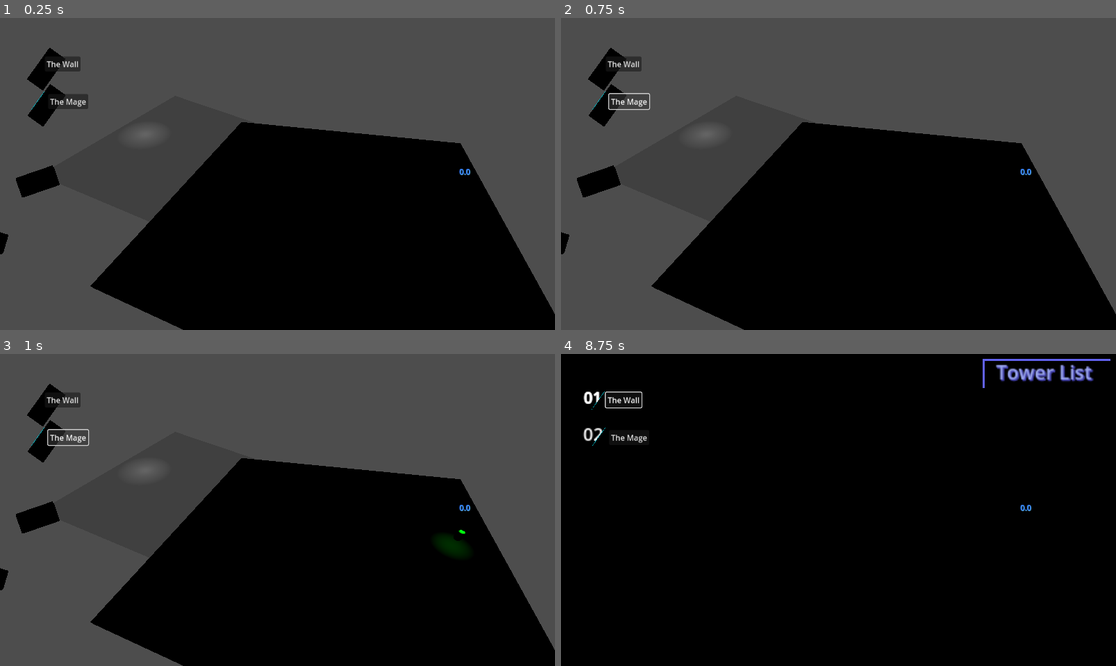
Above: before the commit, frames 1-4 (two rows, left to right).
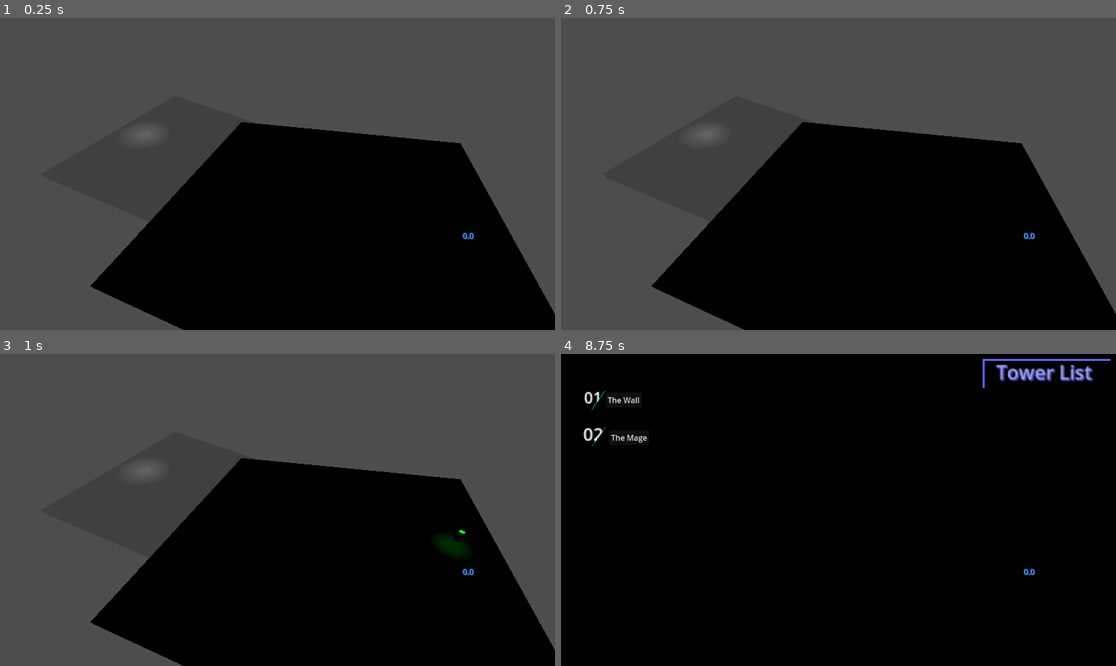
Above: after the commit, the same moments.

Repository: FryingPan2152/tower-defense
Game: Godot game, scene res://World.tscn
Same seed, same stepped clock (60 frames per second), same inputs: the game is played once before the commit and once after it.
Inputs (mouse positions are in pixels of both pictures, inside the frame that each line leads up to):
- Up to frame 1 (0.25 s): no input
- Up to frame 2 (0.75 s): click (627, 102) at 0.5 s, where only the run before the commit has a clickable "The Mage"
- Up to frame 3 (1 s): no input
- Up to frame 4 (8.75 s): click (622, 400) at 1.25 s, where only the run before the commit has a clickable "The Wall"; click (627, 438) at 2 s, where only the run before the commit has a clickable "The Mage"; click (622, 400) at 2.75 s, where only the run before the commit has a clickable "The Wall"; click (627, 438) at 3.5 s, where only the run before the commit has a clickable "The Mage"; click (622, 400) at 4.25 s, where only the run before the commit has a clickable "The Wall"; move the mouse to (960, 494) at 5.02 s; click (960, 494) at 5.1 s; move the mouse to (727, 525) at 5.77 s; tap 1 (tower1) at 5.85, 8.1 s; move the mouse to (894, 441) at 6.52 s; tap 2 (tower2) at 6.6 s; move the mouse to (810, 572) at 7.27 s; click (810, 572) at 7.35 s; move the mouse to (1005, 556) at 8.02 s; tap Tab (tower_inventory) at 8.65 s

The runs differ from the first frame. In frame 1, 1.8% of the frame differs, in the area x 0-86%, y 9-76%; in frame 2, 1.7%; in frame 3, 1.7%; in frame 4, 0.2%.

Commit message:
remodeled the projectile as well as fixed up the menu screen

Diff:
--- a/World.tscn
+++ b/World.tscn
@@ -1,9 +1,10 @@
-[gd_scene load_steps=8 format=3 uid="uid://by14qtbdi3mds"]
+[gd_scene load_steps=9 format=3 uid="uid://by14qtbdi3mds"]
 
 [ext_resource type="Script" uid="uid://bl0ep6le2s3o7" path="res://world.gd" id="1_vxrfi"]
 [ext_resource type="PackedScene" uid="uid://tf6nk4rok528" path="res://player.tscn" id="2_js7pq"]
 [ext_resource type="PackedScene" uid="uid://ctkpmonb1djsv" path="res://destination.tscn" id="3_bcbcq"]
 [ext_resource type="PackedScene" uid="uid://cilm5e8ee4qub" path="res://Enemy_Spawner.tscn" id="4_js7pq"]
+[ext_resource type="PackedScene" uid="uid://mog06lwa8qy0" path="res://projectile.tscn" id="5_eu7l1"]
 
 [sub_resource type="NavigationMesh" id="NavigationMesh_isng5"]
 vertices = PackedVector3Array(-26.7303, 0.962042, -3.24015, -12.9803, 0.962042, -2.99015, -12.7303, 0.962042, -4.74015, …(1497 unchanged characters)…
@@ -31,7 +32,7 @@
 material = SubResource("StandardMaterial3D_yb3pe")
 
 [node name="CSGBox3D2" type="CSGBox3D" parent="NavigationRegion3D"]
-transform = Transform3D(1, 0, 0, 0, 1, 0, 0, 0, 1, -9.57981, 1.63385, 0.436523)
+transform = Transform3D(1, 0, 0, 0, 1, 0, 0, 0, 1, -9.57981, 1.63385, 0.547683)
 use_collision = true
 size = Vector3(5.57214, 4.2677, 9.03516)
 
@@ -56,4 +57,7 @@
 transform = Transform3D(1, 0, 0, 0, 1, 0, 0, 0, 1, 20.7582, 2.91656, -2.9563)
 destinaiton = NodePath("../Node3D")
 
+[node name="Projectile" parent="." instance=ExtResource("5_eu7l1")]
+transform = Transform3D(1, 0, 0, 0, 1, 0, 0, 0, 1, 13.0656, 6.9765, -0.898422)
+
 [connection signal="timeout" from="Timer" to="." method="_on_timer_timeout"]
--- /dev/null
+++ b/node_3d.tscn
@@ -0,0 +1,38 @@
+[gd_scene load_steps=6 format=3 uid="uid://tq8etw3ek560"]
+
+[sub_resource type="StandardMaterial3D" id="StandardMaterial3D_4xowi"]
+albedo_color = Color(0.493545, 0.493546, 0.493546, 1)
+
+[sub_resource type="CapsuleMesh" id="CapsuleMesh_a202f"]
+
+[sub_resource type="StandardMaterial3D" id="StandardMaterial3D_noarx"]
+
+[sub_resource type="CylinderMesh" id="CylinderMesh_a0tk4"]
+top_radius = 0.0
+bottom_radius = 0.65
+
+[sub_resource type="StandardMaterial3D" id="StandardMaterial3D_a202f"]
+albedo_color = Color(0, 1, 0, 1)
+
+[node name="Node3D" type="Node3D"]
+
+[node name="CSGTorus3D" type="CSGTorus3D" parent="."]
+transform = Transform3D(0.991388, 0, 0, 0, 0.991388, 0, 0, 0, 0.991388, 0, 0, 0)
+sides = 16
+ring_sides = 9
+material = SubResource("StandardMaterial3D_4xowi")
+
+[node name="CSGMesh3D" type="CSGMesh3D" parent="."]
+transform = Transform3D(1, 0, 0, 0, 0.508836, 0, 0, 0, 1, 0, 0.112985, 0)
+mesh = SubResource("CapsuleMesh_a202f")
+material = SubResource("StandardMaterial3D_noarx")
+
+[node name="CSGMesh3D2" type="CSGMesh3D" parent="."]
+transform = Transform3D(1, 0, 0, 0, 0.665791, 0, 0, 0, 1, 0, -0.0521281, 0)
+mesh = SubResource("CylinderMesh_a0tk4")
+material = SubResource("StandardMaterial3D_a202f")
+
+[node name="OmniLight3D" type="OmniLight3D" parent="."]
+transform = Transform3D(1, 0, 0, 0, -1, 0, 0, 0, -1, -0.0404339, -0.806112, 0.0277724)
+light_color = Color(0, 1, 0, 1)
+omni_range = 1.088
--- a/player.tscn
+++ b/player.tscn
@@ -38,15 +38,6 @@
 offset_bottom = 649.0
 color = Color(0, 0, 0, 1)
 
-[node name="Label3" type="Label" parent="tower_inventory/ColorRect"]
-layout_mode = 0
-offset_left = 48.0
-offset_top = 67.0
-offset_right = 98.0
-offset_bottom = 93.0
-scale = Vector2(2, 2)
-text = "01"
-
 [node name="ColorRect5" type="ColorRect" parent="tower_inventory/ColorRect"]
 layout_mode = 0
 offset_left = 104.007
@@ -56,15 +47,6 @@
 rotation = 0.619137
 color = Color(0, 0, 0, 1)
 
-[node name="Label4" type="Label" parent="tower_inventory/ColorRect"]
-layout_mode = 0
-offset_left = 48.0
-offset_top = 67.0
-offset_right = 98.0
-offset_bottom = 93.0
-scale = Vector2(2, 2)
-text = "01"
-
 [node name="ColorRect4" type="ColorRect" parent="tower_inventory/ColorRect"]
 layout_mode = 0
 offset_left = 92.0
@@ -73,15 +55,6 @@
 offset_bottom = 124.0
 rotation = 0.616388
 color = Color(0, 0.712203, 0.76315, 1)
-
-[node name="ColorRect6" type="ColorRect" parent="tower_inventory/ColorRect"]
-layout_mode = 0
-offset_left = 104.007
-offset_top = 61.0
-offset_right = 143.007
-offset_bottom = 142.0
-rotation = 0.619137
-color = Color(0, 0, 0, 1)
 
 [node name="ColorRect2" type="ColorRect" parent="tower_inventory"]
 layout_mode = 0
@@ -111,6 +84,15 @@
 label_settings = SubResource("LabelSettings_onrkg")
 visible_characters = 10
 
+[node name="ColorRect4" type="ColorRect" parent="tower_inventory"]
+layout_mode = 0
+offset_left = 92.0
+offset_top = 152.0
+offset_right = 132.0
+offset_bottom = 200.0
+rotation = 0.616388
+color = Color(0, 0.712203, 0.76315, 1)
+
 [node name="Label3" type="Label" parent="tower_inventory"]
 layout_mode = 0
 offset_left = 48.0
@@ -121,6 +103,7 @@
 text = "01"
 
 [node name="Label3" type="Label" parent="tower_inventory/Label3"]
+layout_mode = 0
 offset_left = -1.5
 offset_top = 37.0
 offset_right = 48.5
@@ -128,21 +111,25 @@
 scale = Vector2(1.13927, 1.09098)
 text = "02"
 
-[node name="Control" parent="." instance=ExtResource("2_i3pqv")]
-offset_left = 953.0
-offset_top = 307.0
-offset_right = 953.0
-offset_bottom = 307.0
+[node name="ColorRect6" type="ColorRect" parent="tower_inventory"]
+layout_mode = 0
+offset_left = 104.0
+offset_top = 60.0
+offset_right = 143.0
+offset_bottom = 141.0
+rotation = 0.619137
+color = Color(0, 0, 0, 1)
 
-[node name="ColorRect4" type="ColorRect" parent="."]
-offset_left = 92.0
-offset_top = 152.0
-offset_right = 132.0
-offset_bottom = 200.0
-rotation = 0.616388
-color = Color(0, 0.712203, 0.76315, 1)
+[node name="Tower1Button" type="Button" parent="tower_inventory"]
+layout_mode = 0
+offset_left = 93.0
+offset_top = 80.0
+offset_right = 167.0
+offset_bottom = 111.0
+text = "The Wall"
 
-[node name="ColorRect5" type="ColorRect" parent="."]
+[node name="ColorRect5" type="ColorRect" parent="tower_inventory"]
+layout_mode = 0
 offset_left = 104.0
 offset_top = 137.0
 offset_right = 144.0
@@ -150,163 +137,19 @@
 rotation = 0.619137
 color = Color(0, 0, 0, 1)
 
-[node name="ColorRect5" type="ColorRect" parent="ColorRect5"]
-offset_left = 102.266
-offset_top = 134.557
-offset_right = 141.266
-offset_bottom = 215.557
-rotation = 0.619137
-color = Color(0, 0, 0, 1)
-
-[node name="ColorRect6" type="ColorRect" parent="ColorRect5"]
-layout_mode = 1
-anchors_preset = -1
-anchor_left = 3.137
-anchor_top = -0.903
-anchor_right = 3.137
-anchor_bottom = -0.903
-offset_left = -18.9163
-offset_top = 209.329
-offset_right = 20.0837
-offset_bottom = 290.329
-rotation = 0.619137
-color = Color(0, 0, 0, 1)
-
-[node name="ColorRect5" type="ColorRect" parent="ColorRect5/ColorRect6"]
-offset_left = 102.266
-offset_top = 134.557
-offset_right = 141.266
-offset_bottom = 215.557
-rotation = 0.619137
-color = Color(0, 0, 0, 1)
-
-[node name="ColorRect7" type="ColorRect" parent="ColorRect5"]
-offset_left = 104.0
-offset_top = 137.0
-offset_right = 144.0
-offset_bottom = 218.0
-rotation = 0.619137
-color = Color(0, 0, 0, 1)
-
-[node name="ColorRect5" type="ColorRect" parent="ColorRect5/ColorRect7"]
-offset_left = 102.266
-offset_top = 134.557
-offset_right = 141.266
-offset_bottom = 215.557
-rotation = 0.619137
-color = Color(0, 0, 0, 1)
-
-[node name="ColorRect6" type="ColorRect" parent="ColorRect5/ColorRect7"]
-layout_mode = 1
-anchors_preset = -1
-anchor_left = 3.137
-anchor_top = -0.903
-anchor_right = 3.137
-anchor_bottom = -0.903
-offset_left = -18.9163
-offset_top = 209.329
-offset_right = 20.0837
-offset_bottom = 290.329
-rotation = 0.619137
-color = Color(0, 0, 0, 1)
-
-[node name="ColorRect5" type="ColorRect" parent="ColorRect5/ColorRect7/ColorRect6"]
-offset_left = 102.266
-offset_top = 134.557
-offset_right = 141.266
-offset_bottom = 215.557
-rotation = 0.619137
-color = Color(0, 0, 0, 1)
-
-[node name="ColorRect8" type="ColorRect" parent="ColorRect5"]
-offset_left = 104.0
-offset_top = 137.0
-offset_right = 144.0
-offset_bottom = 218.0
-rotation = 0.619137
-color = Color(0, 0, 0, 1)
-
-[node name="ColorRect5" type="ColorRect" parent="ColorRect5/ColorRect8"]
-offset_left = 102.266
-offset_top = 134.557
-offset_right = 141.266
-offset_bottom = 215.557
-rotation = 0.619137
-color = Color(0, 0, 0, 1)
-
-[node name="ColorRect6" type="ColorRect" parent="ColorRect5/ColorRect8"]
-layout_mode = 1
-anchors_preset = -1
-anchor_left = 3.137
-anchor_top = -0.903
-anchor_right = 3.137
-anchor_bottom = -0.903
-offset_left = -18.9163
-offset_top = 209.329
-offset_right = 20.0837
-offset_bottom = 290.329
-rotation = 0.619137
-color = Color(0, 0, 0, 1)
-
-[node name="ColorRect5" type="ColorRect" parent="ColorRect5/ColorRect8/ColorRect6"]
-offset_left = 102.266
-offset_top = 134.557
-offset_right = 141.266
-offset_bottom = 215.557
-rotation = 0.619137
-color = Color(0, 0, 0, 1)
-
-[node name="ColorRect7" type="ColorRect" parent="ColorRect5/ColorRect8"]
-offset_left = 104.0
-offset_top = 137.0
-offset_right = 144.0
-offset_bottom = 218.0
-rotation = 0.619137
-color = Color(0, 0, 0, 1)
-
-[node name="ColorRect5" type="ColorRect" parent="ColorRect5/ColorRect8/ColorRect7"]
-offset_left = 102.266
-offset_top = 134.557
-offset_right = 141.266
-offset_bottom = 215.557
-rotation = 0.619137
-color = Color(0, 0, 0, 1)
-
-[node name="ColorRect6" type="ColorRect" parent="ColorRect5/ColorRect8/ColorRect7"]
-layout_mode = 1
-anchors_preset = -1
-anchor_left = 3.137
-anchor_top = -0.903
-anchor_right = 3.137
-anchor_bottom = -0.903
-offset_left = -18.9163
-offset_top = 209.329
-offset_right = 20.0837
-offset_bottom = 290.329
-rotation = 0.619137
-color = Color(0, 0, 0, 1)
-
-[node name="ColorRect5" type="ColorRect" parent="ColorRect5/ColorRect8/ColorRect7/ColorRect6"]
-offset_left = -410.827
-offset_top = 141.246
-offset_right = -369.827
-offset_bottom = 222.246
-rotation = 1.28664
-color = Color(0, 0, 0, 1)
-
-[node name="Tower2Button" type="Button" parent="."]
+[node name="Tower2Button" type="Button" parent="tower_inventory"]
+layout_mode = 0
 offset_left = 100.0
 offset_top = 158.0
 offset_right = 183.0
 offset_bottom = 189.0
 text = "The Mage"
 
-[node name="Tower1Button" type="Button" parent="."]
-offset_left = 93.0
-offset_top = 80.0
-offset_right = 135.0
-offset_bottom = 111.0
-text = "The Wall"
+[node name="Control" parent="." instance=ExtResource("2_i3pqv")]
+offset_left = 960.0
+offset_top = 440.0
+offset_right = 960.0
+offset_bottom = 440.0
 
-[connection signal="pressed" from="Tower2Button" to="." method="_on_tower_2_button_pressed"]
-[connection signal="pressed" from="Tower1Button" to="." method="_on_tower_1_button_pressed"]
+[connection signal="pressed" from="tower_inventory/Tower1Button" to="." method="_on_tower_1_button_pressed"]
+[connection signal="pressed" from="tower_inventory/Tower2Button" to="." method="_on_tower_2_button_pressed"]
--- a/projectile.tscn
+++ b/projectile.tscn
@@ -1,24 +1,35 @@
-[gd_scene load_steps=5 format=3 uid="uid://mog06lwa8qy0"]
+[gd_scene load_steps=7 format=3 uid="uid://mog06lwa8qy0"]
 
 [ext_resource type="Script" uid="uid://ba1t7oi3wuui7" path="res://projectile.gd" id="1_a85iw"]
 
 [sub_resource type="StandardMaterial3D" id="StandardMaterial3D_a85iw"]
-emission_enabled = true
-emission = Color(0.755922, 0.234448, 0, 1)
-emission_energy_multiplier = 7.74
-grow = true
-grow_amount = 16.0
+transparency = 1
+albedo_color = Color(0.717647, 0, 0, 0.709804)
 
 [sub_resource type="SphereShape3D" id="SphereShape3D_a85iw"]
 
 [sub_resource type="ShaderMaterial" id="ShaderMaterial_a85iw"]
 
+[sub_resource type="StandardMaterial3D" id="StandardMaterial3D_qxf0c"]
+albedo_color = Color(0.627451, 0, 0, 1)
+
+[sub_resource type="SphereMesh" id="SphereMesh_a85iw"]
+height = 0.991
+radial_segments = 4
+rings = 1
+is_hemisphere = true
+
 [node name="Projectile" type="Node3D"]
 script = ExtResource("1_a85iw")
 
 [node name="CSGBox3D" type="CSGBox3D" parent="."]
-transform = Transform3D(-0.141893, 0, 29.9997, 0, 30, 0, -29.9997, 0, -0.141893, 5.515, -0.0615351, 0.0283327)
-size = Vector3(0.001, 0.001, 0.363488)
+transform = Transform3D(-0.709466, 0, 149.998, 0, 150, 0, -149.998, 0, -0.709466, -3.57628e-05, 0.00922185, -0.0220153)
+size = Vector3(0.001, 0.001, 0.0192751)
+material = SubResource("StandardMaterial3D_a85iw")
+
+[node name="CSGBox3D" type="CSGBox3D" parent="CSGBox3D"]
+transform = Transform3D(-0.00472977, 0, 0.999989, 0, 1, 0, -0.999989, 0, -0.00472977, -0.000139695, -3.3598e-05, -4.14715e-05)
+size = Vector3(0.001, 0.001, 0.0192751)
 material = SubResource("StandardMaterial3D_a85iw")
 
 [node name="Area3D" type="Area3D" parent="."]
@@ -27,17 +38,31 @@
 shape = SubResource("SphereShape3D_a85iw")
 
 [node name="OmniLight3D2" type="OmniLight3D" parent="."]
-light_color = Color(1, 0.0901961, 0.101961, 1)
+light_color = Color(0.605234, 0, 0.022339, 1)
+light_energy = 16.0
+omni_range = 0.7
+omni_shadow_mode = 0
+
+[node name="OmniLight3D2" type="OmniLight3D" parent="OmniLight3D2"]
+transform = Transform3D(1, 0, 0, 0, 1, 0, 0, 0, 1, 1.42571, 0, 0)
+light_color = Color(0.605234, 0, 0.022339, 1)
+light_energy = 16.0
+omni_range = 0.7
+omni_shadow_mode = 0
+
+[node name="OmniLight3D2" type="OmniLight3D" parent="OmniLight3D2/OmniLight3D2"]
+transform = Transform3D(1, 0, 0, 0, 1, 0, 0, 0, 1, -1.429, 0, 1.34826)
+light_color = Color(0.605234, 0, 0.022339, 1)
 light_energy = 16.0
 omni_range = 0.7
 omni_shadow_mode = 0
 
 [node name="OmniLight3D" type="OmniLight3D" parent="."]
 transform = Transform3D(1, 0, 0, 0, 1, 0, 0, 0, 1, 0.0377749, -0.0646915, 0.0310086)
-light_color = Color(1, 0, 0.372549, 1)
+light_color = Color(1, 0.243137, 0, 1)
 light_energy = 16.0
 light_size = 0.18
-omni_range = 0.7
+omni_range = 1.287
 omni_attenuation = -1.0
 omni_shadow_mode = 0
 
@@ -48,3 +73,38 @@
 gi_lightmap_texel_scale = 2.81
 radius = 0.962814
 material = SubResource("ShaderMaterial_a85iw")
+
+[node name="CSGCylinder3D" type="CSGCylinder3D" parent="."]
+transform = Transform3D(1, 0, 0, 0, 1, 0, 0, 0, 1, 0, -0.014152, 0)
+height = 0.0900574
+material = SubResource("StandardMaterial3D_qxf0c")
+
+[node name="OmniLight3D3" type="OmniLight3D" parent="."]
+transform = Transform3D(1, 0, 0, 0, 1, 0, 0, 0, 1, 0, 0, -1.40114)
+light_color = Color(0.605234, 0, 0.022339, 1)
+light_energy = 16.0
+omni_range = 0.7
+omni_shadow_mode = 0
+
+[node name="OmniLight3D2" type="OmniLight3D" parent="OmniLight3D3"]
+transform = Transform3D(1, 0, 0, 0, 1, 0, 0, 0, 1, -1.37364, 0, 1.38144)
+light_color = Color(0.605234, 0, 0.022339, 1)
+light_energy = 16.0
+omni_range = 0.7
+omni_shadow_mode = 0
+
+[node name="CSGMesh3D2" type="CSGMesh3D" parent="."]
+transform = Transform3D(-0.0038313, 0.489982, 0.00176162, 0.489985, 0.00383127, 1.37744e-05, 1.16415e-10, 0.00176168, -0.489997, 1.35416, -0.00598539, -0.0146222)
+mesh = SubResource("SphereMesh_a85iw")
+
+[node name="CSGMesh3D3" type="CSGMesh3D" parent="."]
+transform = Transform3D(7.75733e-06, 0.000769669, -0.489999, 0.489985, 0.00383127, 1.37744e-05, 0.00383129, -0.489984, -0.000769584, -0.000359431, -0.00598539, -1.26822)
+mesh = SubResource("SphereMesh_a85iw")
+
+[node name="CSGMesh3D4" type="CSGMesh3D" parent="."]
+transform = Transform3D(0.00383117, -0.489952, -0.0057126, 0.489985, 0.00383127, 1.37744e-05, 3.08931e-05, -0.00571253, 0.489967, -1.32594, -0.00598539, -0.0146222)
+mesh = SubResource("SphereMesh_a85iw")
+
+[node name="CSGMesh3D5" type="CSGMesh3D" parent="."]
+transform = Transform3D(3.65769e-05, -0.00643934, 0.489958, 0.489985, 0.00383127, 1.37744e-05, -0.00383112, 0.489943, 0.00643943, -0.00765419, -0.00598539, 1.30481)
+mesh = SubResource("SphereMesh_a85iw")
